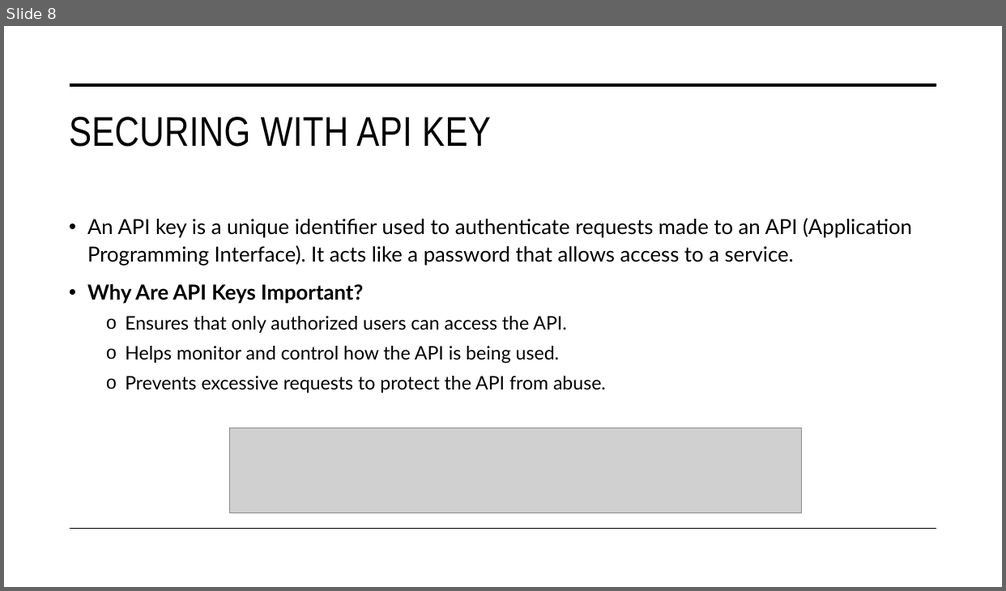
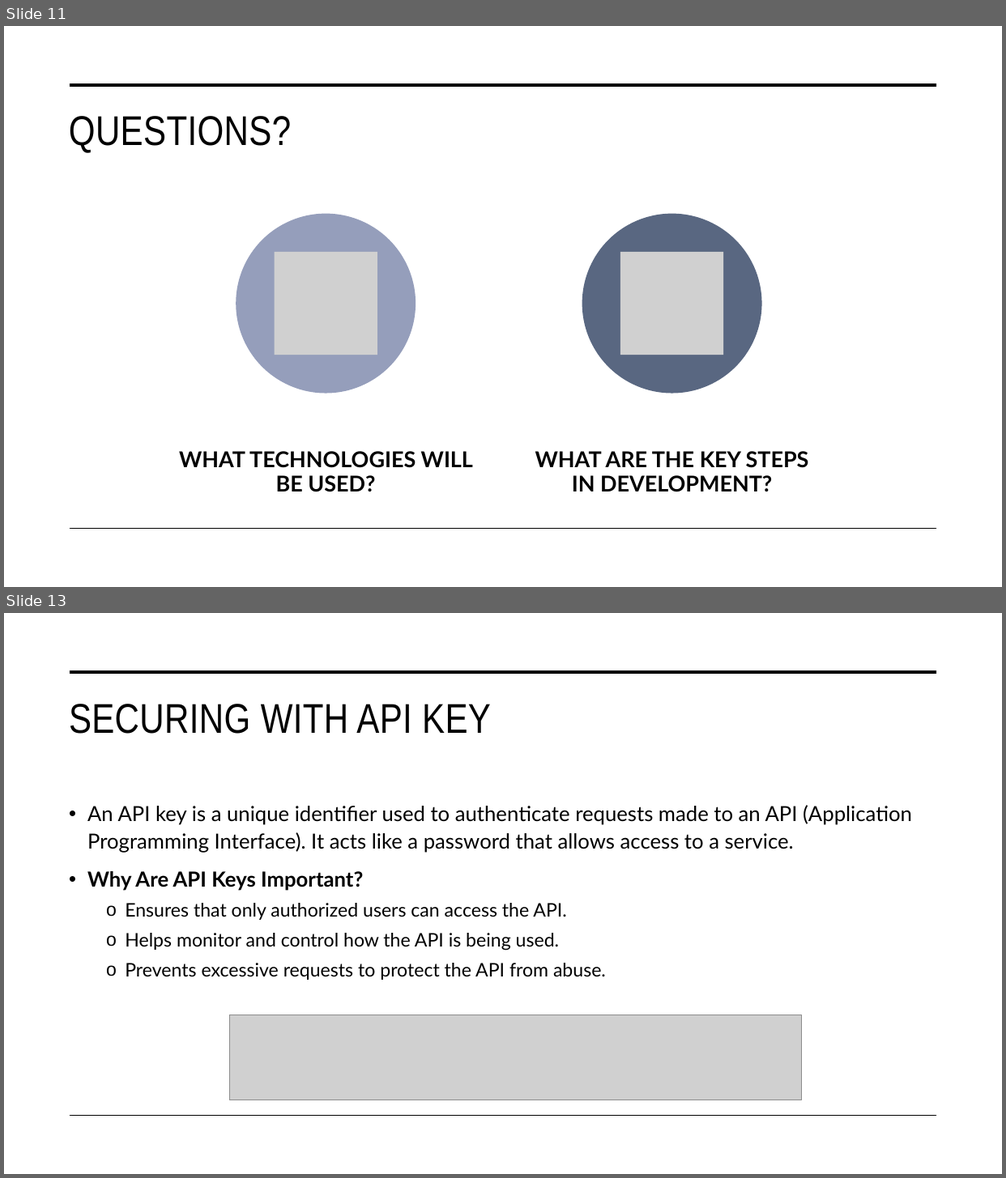
Before and after one commit to ashesh808/API-Demo-Presentation, a slide deck: Presentation.pptx. Shown one above the other, each under a label of ours: slide 8 before the commit, slides 11 and 13 after it; the slides between them are not shown. The pictures are 1006x591 and 1006x1178 pixels, drawn with LibreOffice and Linux fonts; fonts in the diff are those of the drawing; grey boxes stand for pictures. Boxes give left, top, right and bottom in pixels: in the first picture for what was removed or moved away, otherwise in the second. Text is boxed around its words. In the diff, an @@ line names an element or a change of style, - is before the commit and + after.

```diff
--- a/Presentation.pptx
+++ b/Presentation.pptx
@@ slide 11 added at [4, 26, 1002, 587], background #FFFFFF @@
@@ line added from (70, 85) to (937, 85), #000000 3.5 pt @@
@@ title added at [69, 116, 291, 153], 40 pt, text #000000 @@
+QUESTIONS?
@@ group added at [179, 214, 809, 493]: 2 ellipses, 2 pictures, 2 texts @@
+WHAT TECHNOLOGIES WILL BE USED?
+WHAT ARE THE KEY STEPS IN DEVELOPMENT?
@@ line added from (70, 529) to (937, 529), #000000 1 pt @@
@@ what was slide 8 is now slide 13 @@
```
Also in this commit, not shown: 8 slides changed, 10 other slides added, 1 other file.
